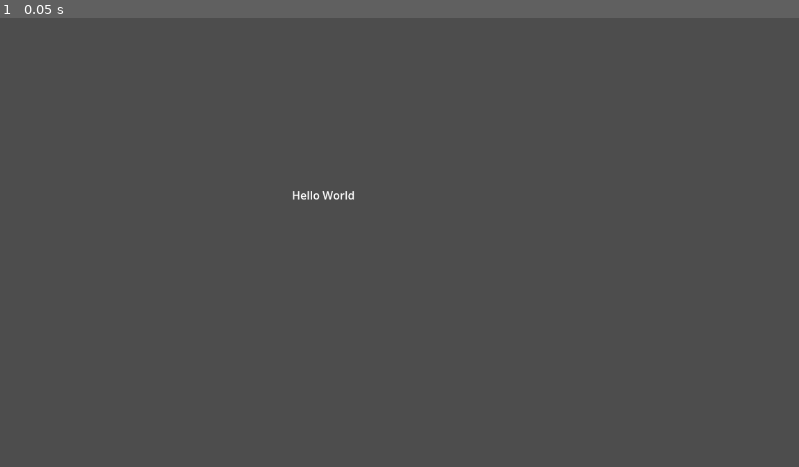
Above: before the commit, frame 1.
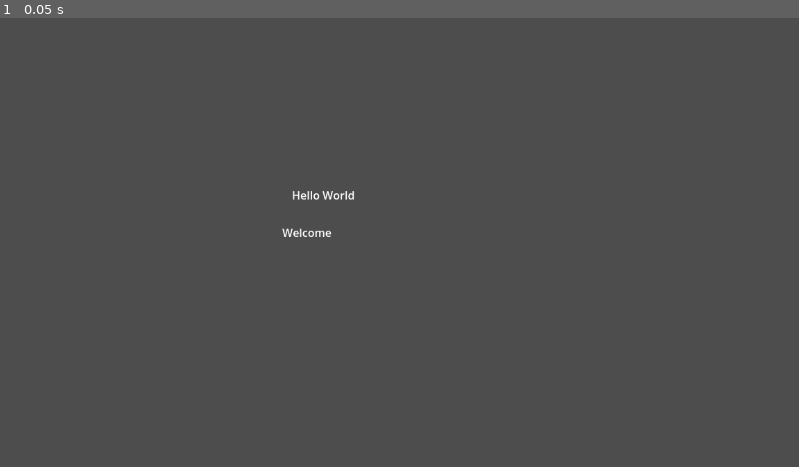
Above: after the commit, the same moment.

Repository: blade9/experiment_project
Game: Godot game, scene res://label.tscn
The game is run twice, just before and just after one commit, with the same random seed, the same clock (stepped at 60 frames per second) and the same inputs.
Inputs:
- Up to frame 1 (0.05 s): no input

The runs differ from the first frame. In frame 1, less than 0.1% of the frame differs, in the area x 35-42%, y 46-49%.

Commit message:
Godot Hello World
Quick Hello World Project Example Added Label

Diff:
--- a/label.tscn
+++ b/label.tscn
@@ -6,3 +6,16 @@
 offset_right = 512.0
 offset_bottom = 267.0
 text = "Hello World"
+
+[node name="Label" type="Label" parent="."]
+layout_mode = 1
+anchors_preset = -1
+anchor_left = 2.868
+anchor_top = -2.826
+anchor_right = 2.868
+anchor_bottom = -2.826
+offset_left = -274.988
+offset_top = 118.998
+offset_right = -134.988
+offset_bottom = 186.998
+text = "Welcome"
